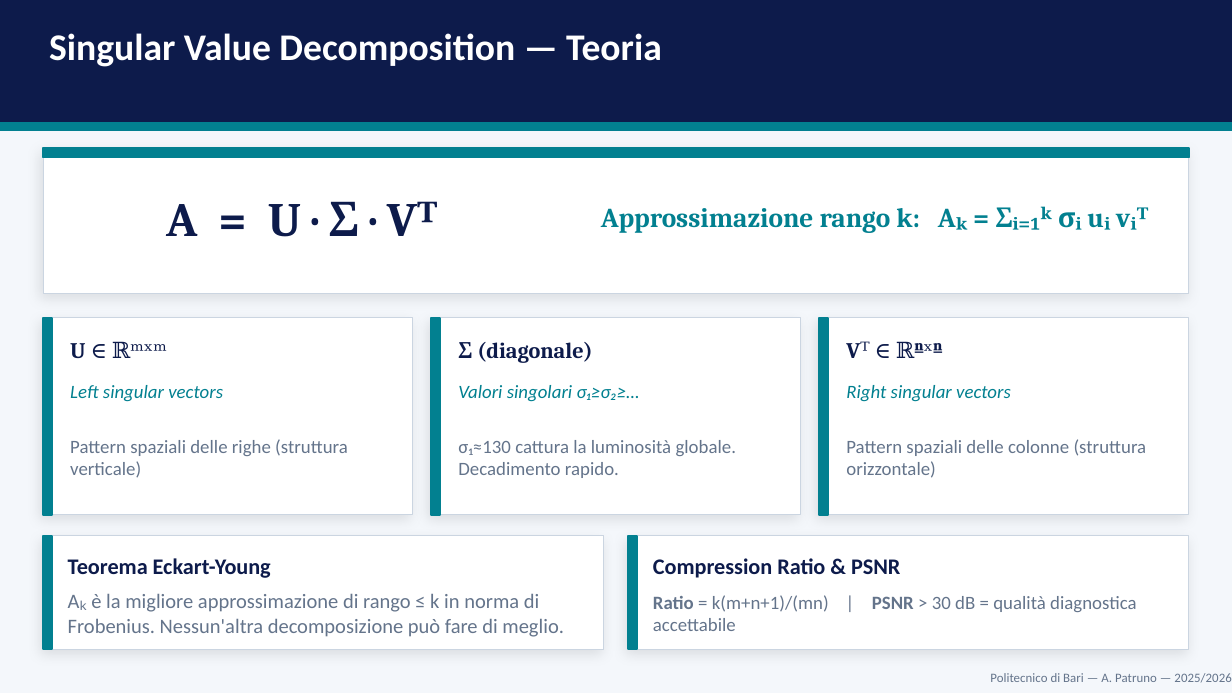
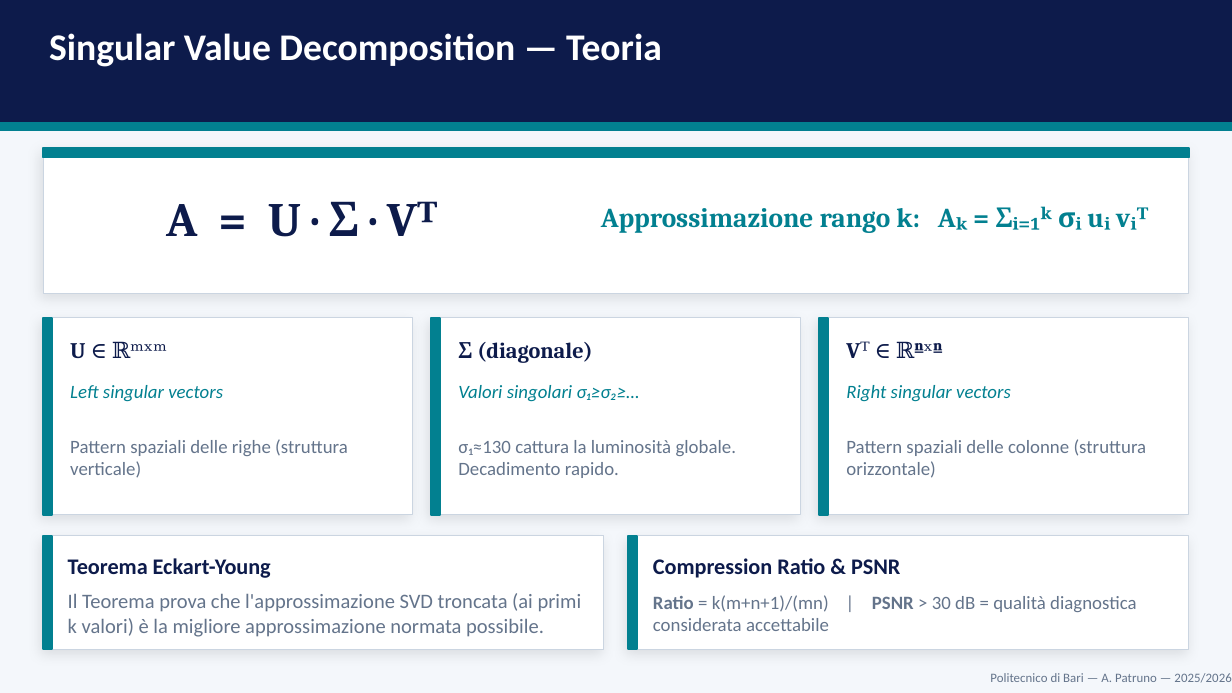
Before and after one commit to andreapatruno1/Image-Compression-and-Analysis, a slide deck: slide 5 of docs/Medical Image Compression and Analysis presentazione.pptx. Drawn at 1232x693 pixels with LibreOffice and Linux fonts; fonts in the diff are those of the drawing. Boxes give left, top, right and bottom in pixels: in the first picture for what was removed or moved away, otherwise in the second. Text is boxed around its words. In the diff, an @@ line names an element or a change of style, - is before the commit and + after.

```diff
--- a/docs/Medical Image Compression and Analysis presentazione.pptx
+++ b/docs/Medical Image Compression and Analysis presentazione.pptx
@@ text at [68,593,582,637]: text changed @@
-Aₖ è la migliore approssimazione di rango ≤ k in norma di Frobenius. Nessun'altra decomposizione può fare di meglio.
+Il Teorema prova che l'approssimazione SVD troncata (ai primi k valori) è la migliore approssimazione normata possibile.
@@ text at [653,595,1136,631]: text changed @@
-Ratio = k(m+n+1)/(mn) | PSNR > 30 dB = qualità diagnostica accettabile
+Ratio = k(m+n+1)/(mn) | PSNR > 30 dB = qualità diagnostica considerata accettabile
```
Also in this commit, not shown: 6 other slides changed, 11 slides added, 13 other files.
